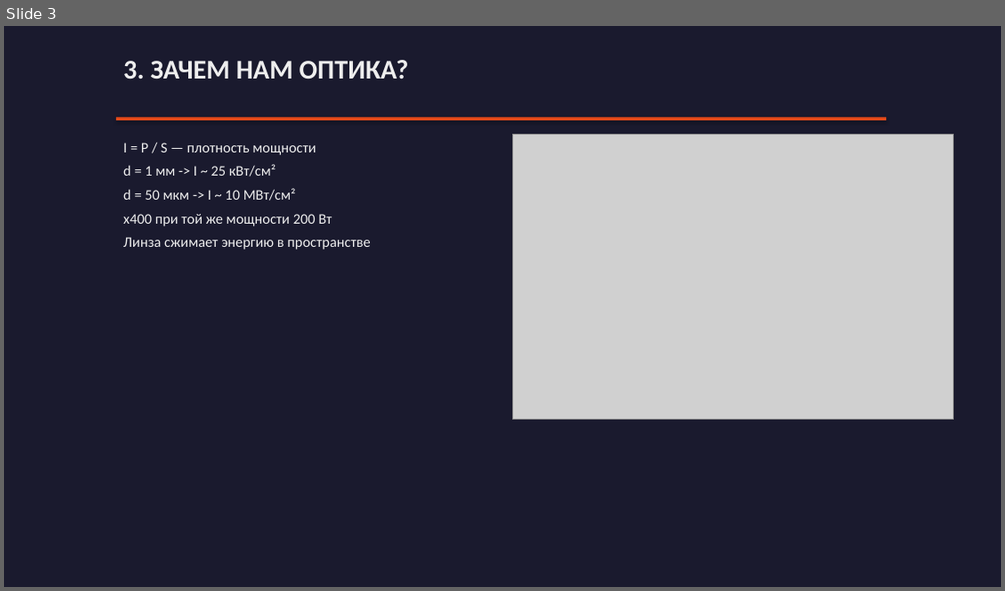
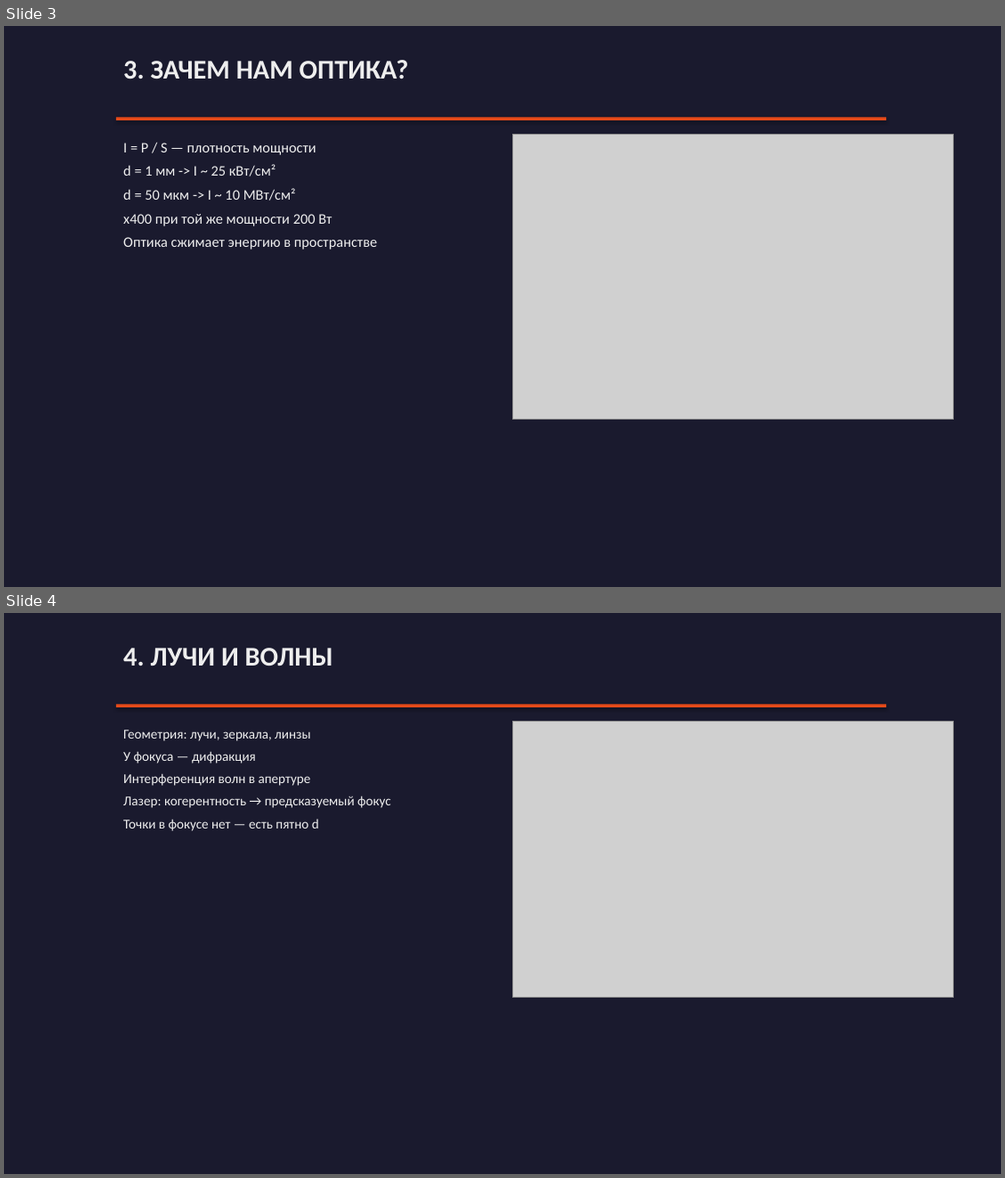
Before and after one commit to Evgeniy-makdak/Lecture-5, a slide deck: Лекция_5_Геометрическая_оптика.pptx. Shown one above the other, each under a label of ours: slide 3 before the commit, slides 3 and 4 after it. The pictures are 1005x591 and 1005x1178 pixels, drawn with LibreOffice and Linux fonts; fonts in the diff are those of the drawing; grey boxes stand for pictures. Boxes give left, top, right and bottom in pixels: in the first picture for what was removed or moved away, otherwise in the second. Text is boxed around its words. In the diff, an @@ line names an element or a change of style, - is before the commit and + after.

```diff
--- a/Лекция_5_Геометрическая_оптика.pptx
+++ b/Лекция_5_Геометрическая_оптика.pptx
@@ slide 4 added at [4, 613, 1001, 1174], background #1A1A2E @@
@@ text added at [123, 648, 333, 666], 26 pt, text #EEEEEE, bold @@
+4. ЛУЧИ И ВОЛНЫ
@@ rectangle added at [116, 705, 886, 707], fill #E64A19 @@
@@ text added at [123, 730, 391, 831], 13 pt, text #EEEEEE @@
+Геометрия: лучи, зеркала, линзы
+У фокуса — дифракция
+Интерференция волн в апертуре
+Лазер: когерентность → предсказуемый фокус
+Точки в фокусе нет — есть пятно d
@@ picture added at [512, 722, 954, 997] @@
@@ slide 3 changed as well @@
@@ text at [123, 237, 377, 249]: text changed @@
-Линза сжимает энергию в пространстве
+Оптика сжимает энергию в пространстве
```
Also in this commit, not shown: 4 other slides changed, 3 other slides added, 2 slides removed, 4 other files.
